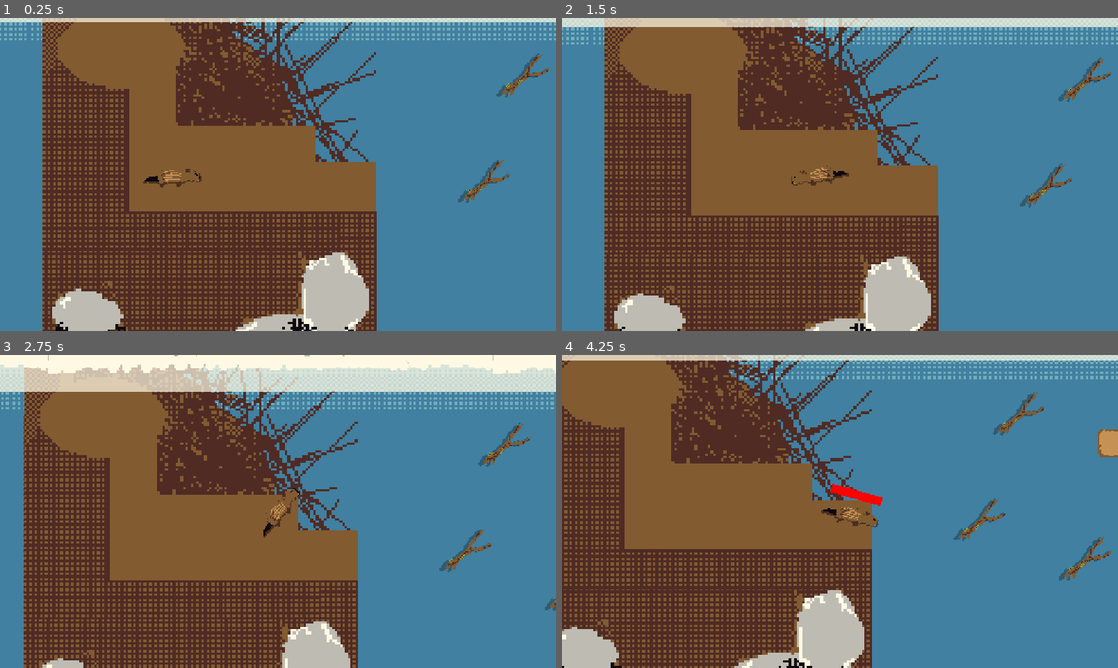
Above: before the commit, frames 1-4 (two rows, left to right).
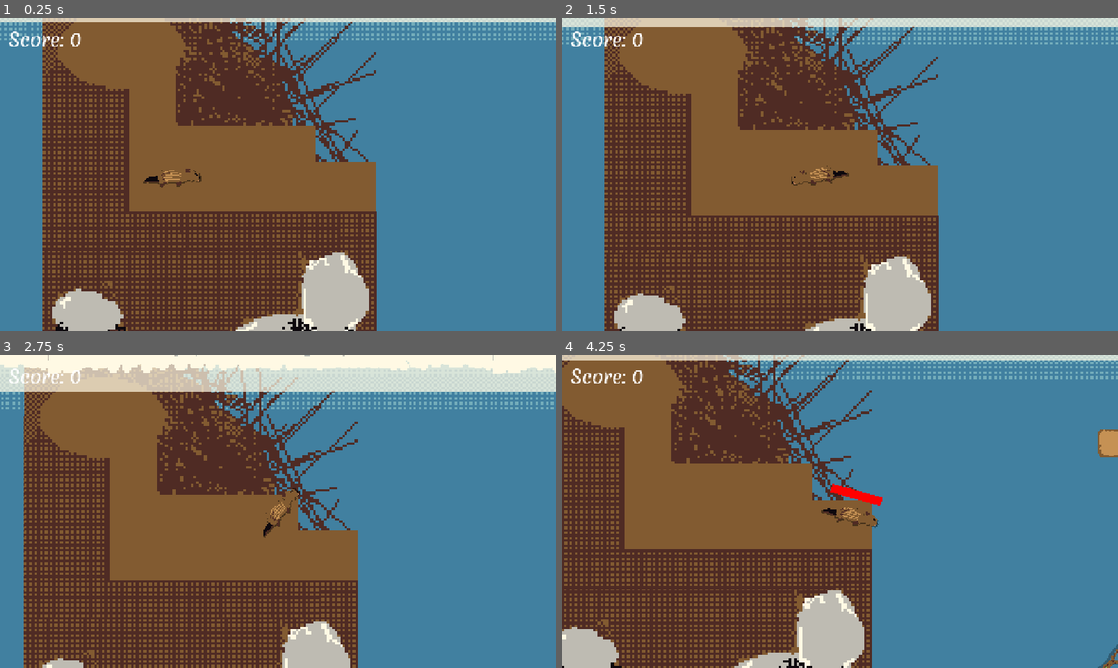
Above: after the commit, the same moments.

Repository: Joey451-OG/5499-Project-1
Game: Godot game, scene res://Scenes/main.tscn
Two runs of this game, one before a commit and one after it. Both use one fixed random seed, a clock stepped at 60 frames per second and the inputs below.
Inputs (mouse positions are in pixels of both pictures, inside the frame that each line leads up to):
- Up to frame 1 (0.25 s): no input
- Up to frame 2 (1.5 s): move the mouse to (962, 158) at 0.52 s; hold Space (swim) 0.53-1.28 s; move the mouse to (728, 190) at 1.27 s; tap Space (swim) at 1.35 s
- Up to frame 3 (2.75 s): tap Enter at 2 s; move the mouse to (333, 442) at 2.02 s; hold Space (swim) from 2.03 s (still down)
- Up to frame 4 (4.25 s): move the mouse to (812, 574) at 2.77 s; release Space (swim) at 2.78 s; tap Space (swim) at 2.85 s; move the mouse to (1006, 558) at 3.52 s; hold Space (swim) from 3.53 s (still down)

The runs differ from the first frame. In frame 1, 0.8% of the frame differs, in the area x 1-99%, y 4-60%; in frame 2, 0.8%; in frame 3, 0.8%; in frame 4, 1.2%, in the area x 1-100%, y 4-100%.

Commit message:
Building out first level, started on U.S

Diff:
--- /dev/null
+++ b/Scenes/Upgrade_Station.tscn
@@ -0,0 +1,17 @@
+[gd_scene format=3 uid="uid://c6mlg57uvnay7"]
+
+[ext_resource type="Texture2D" uid="uid://b1d4b75lvhtwv" path="res://Assets/Sprites/Upgrade_Station.png" id="1_j2hg4"]
+
+[sub_resource type="RectangleShape2D" id="RectangleShape2D_sj43t"]
+size = Vector2(64, 64)
+
+[node name="UpgradeStation" type="Sprite2D" unique_id=141329030]
+texture = ExtResource("1_j2hg4")
+
+[node name="Area2D" type="Area2D" parent="." unique_id=455819746]
+z_index = 1
+collision_layer = 8
+
+[node name="CollisionShape2D" type="CollisionShape2D" parent="Area2D" unique_id=1054311348]
+shape = SubResource("RectangleShape2D_sj43t")
+debug_color = Color(0.32267833, 0.6248632, 0, 0.41960785)
--- a/Scenes/main.tscn
+++ b/Scenes/main.tscn
@@ -12,6 +12,7 @@
 [ext_resource type="PackedScene" uid="uid://dkn6gt8kw8skt" path="res://Scenes/Env.tscn" id="6_d1ilt"]
 [ext_resource type="Texture2D" uid="uid://yjwcn8nwa136" path="res://Assets/Sprites/Base_Env_Tile.png" id="7_6iyac"]
 [ext_resource type="Texture2D" uid="uid://de7nmstmvoo6l" path="res://Assets/Sprites/Connecting_Env_Tile.png" id="7_d1ilt"]
+[ext_resource type="Texture2D" uid="uid://db0ykjnmxhywr" path="res://Assets/Sprites/Connecting_Ground_Tile.png" id="9_fdnlq"]
 
 [sub_resource type="WorldBoundaryShape2D" id="WorldBoundaryShape2D_kyqiw"]
 
@@ -146,6 +147,49 @@
 texture = ExtResource("7_d1ilt")
 state = 2
 
+[node name="Ground" type="Node" parent="Textures/Enviroment" unique_id=1972916572]
+
+[node name="Env" parent="Textures/Enviroment/Ground" unique_id=175000143 instance=ExtResource("6_d1ilt")]
+position = Vector2(791, 845)
+texture = ExtResource("9_fdnlq")
+state = 3
+
+[node name="Env2" parent="Textures/Enviroment/Ground" unique_id=1273346858 instance=ExtResource("6_d1ilt")]
+position = Vector2(950, 845)
+scale = Vector2(4.12, 1)
+texture = ExtResource("9_fdnlq")
+state = 3
+
+[node name="Env3" parent="Textures/Enviroment/Ground" unique_id=109221274 instance=ExtResource("6_d1ilt")]
+position = Vector2(1163, 845)
+scale = Vector2(4.12, 1)
+texture = ExtResource("9_fdnlq")
+state = 3
+
+[node name="Env4" parent="Textures/Enviroment/Ground" unique_id=590608450 instance=ExtResource("6_d1ilt")]
+position = Vector2(1404, 845)
+scale = Vector2(4.12, 1)
+texture = ExtResource("9_fdnlq")
+state = 3
+
+[node name="Env5" parent="Textures/Enviroment/Ground" unique_id=451348698 instance=ExtResource("6_d1ilt")]
+position = Vector2(1597, 845)
+scale = Vector2(4.12, 1)
+texture = ExtResource("9_fdnlq")
+state = 3
+
+[node name="Env6" parent="Textures/Enviroment/Ground" unique_id=1671095431 instance=ExtResource("6_d1ilt")]
+position = Vector2(1790, 845)
+scale = Vector2(4.12, 1)
+texture = ExtResource("9_fdnlq")
+state = 3
+
+[node name="Env7" parent="Textures/Enviroment/Ground" unique_id=816203948 instance=ExtResource("6_d1ilt")]
+position = Vector2(2022, 845)
+scale = Vector2(4.12, 1)
+texture = ExtResource("9_fdnlq")
+state = 3
+
 [node name="Player" parent="." unique_id=934692645 instance=ExtResource("1_jjgbg")]
 position = Vector2(293, 419)
 collision_mask = 7
@@ -170,16 +214,24 @@
 [node name="Pickups" type="Node" parent="." unique_id=1078304600]
 
 [node name="Pickup" parent="Pickups" unique_id=529543630 instance=ExtResource("4_jjvhh")]
-position = Vector2(1210, 558)
+position = Vector2(1591, 182)
+
+[node name="Pickup5" parent="Pickups" unique_id=428159123 instance=ExtResource("4_jjvhh")]
+position = Vector2(1844, 797)
+
+[node name="Pickup6" parent="Pickups" unique_id=1837113721 instance=ExtResource("4_jjvhh")]
+position = Vector2(1263, 797)
 
 [node name="Pickup2" parent="Pickups" unique_id=1646626332 instance=ExtResource("4_jjvhh")]
-position = Vector2(968, 468)
+position = Vector2(2137, 193)
 
 [node name="Pickup3" parent="Pickups" unique_id=811996773 instance=ExtResource("4_jjvhh")]
-position = Vector2(1057, 225)
+position = Vector2(1455, 278.99997)
+rotation = 1.3089969
 
 [node name="Pickup4" parent="Pickups" unique_id=217502140 instance=ExtResource("4_jjvhh")]
-position = Vector2(1581, 507)
+position = Vector2(1744, 277)
+rotation = 1.5707964
 
 [node name="Areas" type="Node" parent="." unique_id=1348208264]
 
@@ -205,7 +257,6 @@
 debug_color = Color(2.4065375e-06, 0.64241654, 0.32336965, 0.41960785)
 
 [node name="CanvasLayer" parent="." unique_id=1794298050 instance=ExtResource("6_21xkr")]
-visible = false
 
 [editable path="Cameras/Camera"]
 [editable path="Cameras/Camera2"]
--- /dev/null
+++ b/Scripts/gdscript/upgrade_station.gd
@@ -0,0 +1,11 @@
+extends Sprite2D
+
+
+# Called when the node enters the scene tree for the first time.
+func _ready() -> void:
+	pass # Replace with function body.
+
+
+# Called every frame. 'delta' is the elapsed time since the previous frame.
+func _process(delta: float) -> void:
+	pass
Binary file added: Assets/Asesprite/Upgrade_Station.aseprite
Binary file added: Assets/Sprites/Upgrade_Station.png
Not shown, added: Assets/Sprites/Upgrade_Station.png.import
Not shown, added: Scripts/gdscript/upgrade_station.gd.uid
Not shown, changed: Notes and Misc/GameDev Proj1.ubz
